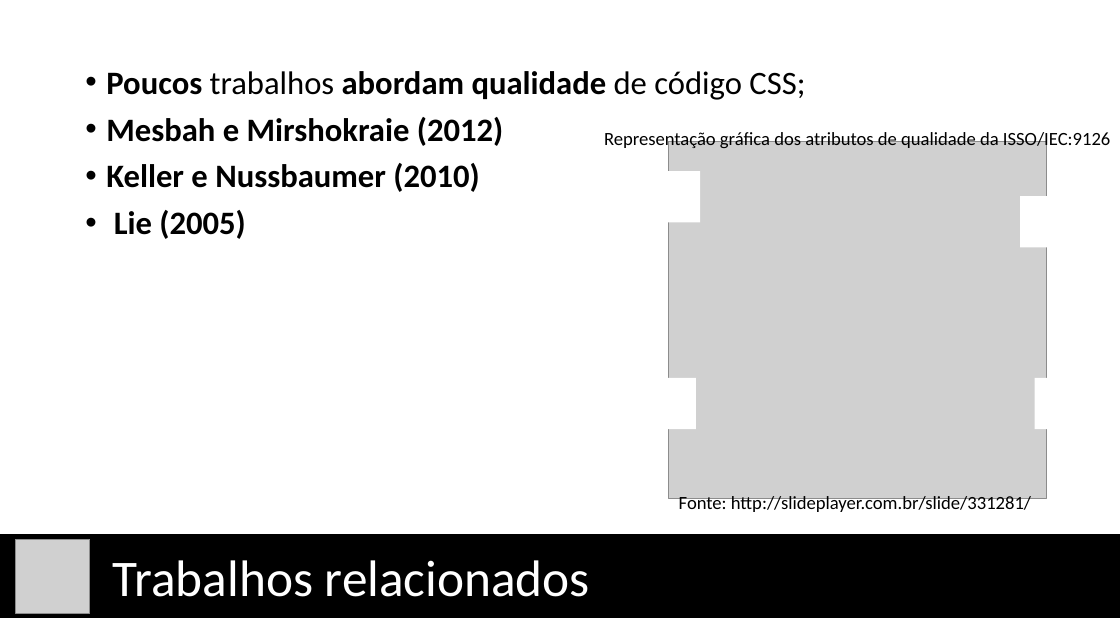
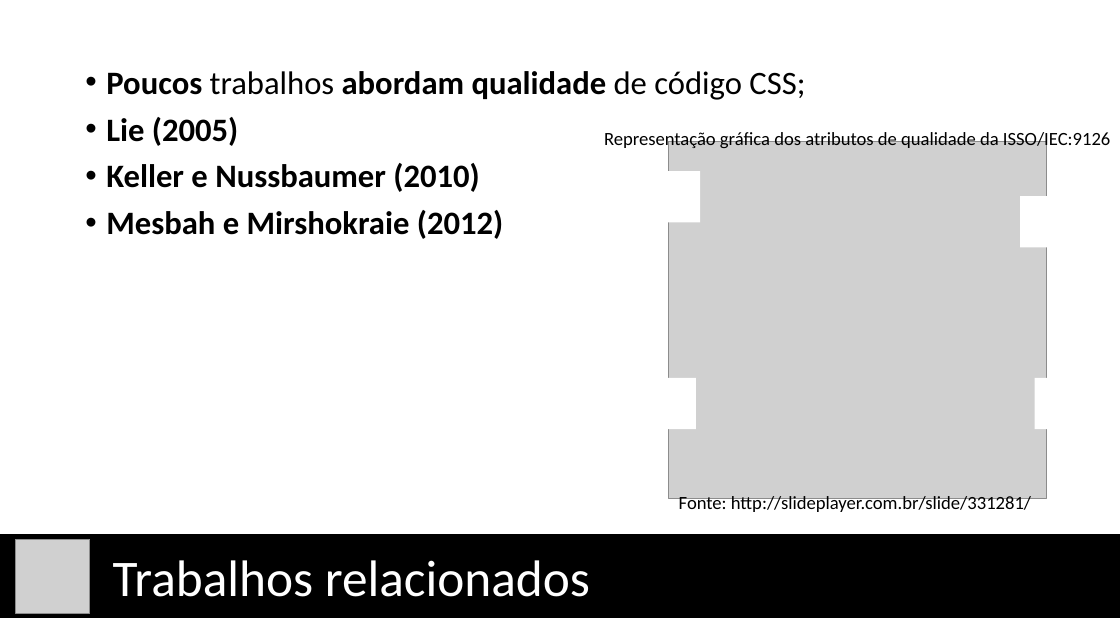
Before and after one commit to vcsalvador/TCC-I, a slide deck: slide 8 of Apresentação/Em Direção a uma Métrica de Qualidade e 2.pptx. Drawn at 1120x630 pixels with LibreOffice and Linux fonts; fonts in the diff are those of the drawing; grey boxes stand for pictures. Boxes give left, top, right and bottom in pixels: in the first picture for what was removed or moved away, otherwise in the second. Text is boxed around its words. In the diff, an @@ line names an element or a change of style, - is before the commit and + after.

```diff
--- a/Apresentação/Em Direção a uma Métrica de Qualidade e 2.pptx
+++ b/Apresentação/Em Direção a uma Métrica de Qualidade e 2.pptx
@@ text at (106,117,479,192): paragraphs added @@
+• Lie (2005)
+• Keller e Nussbaumer (2010)
@@ text at (106,163,479,239): paragraphs removed @@
-• Keller e Nussbaumer (2010)
-• Lie (2005)
```
Also in this commit, not shown: 13 other slides changed, 3 slides added, 38 other files.
